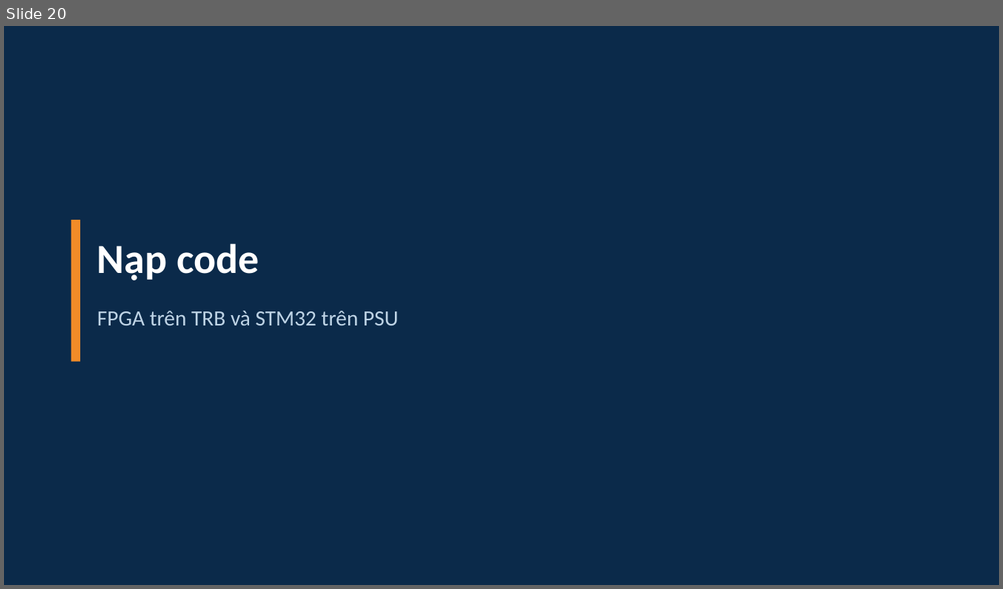
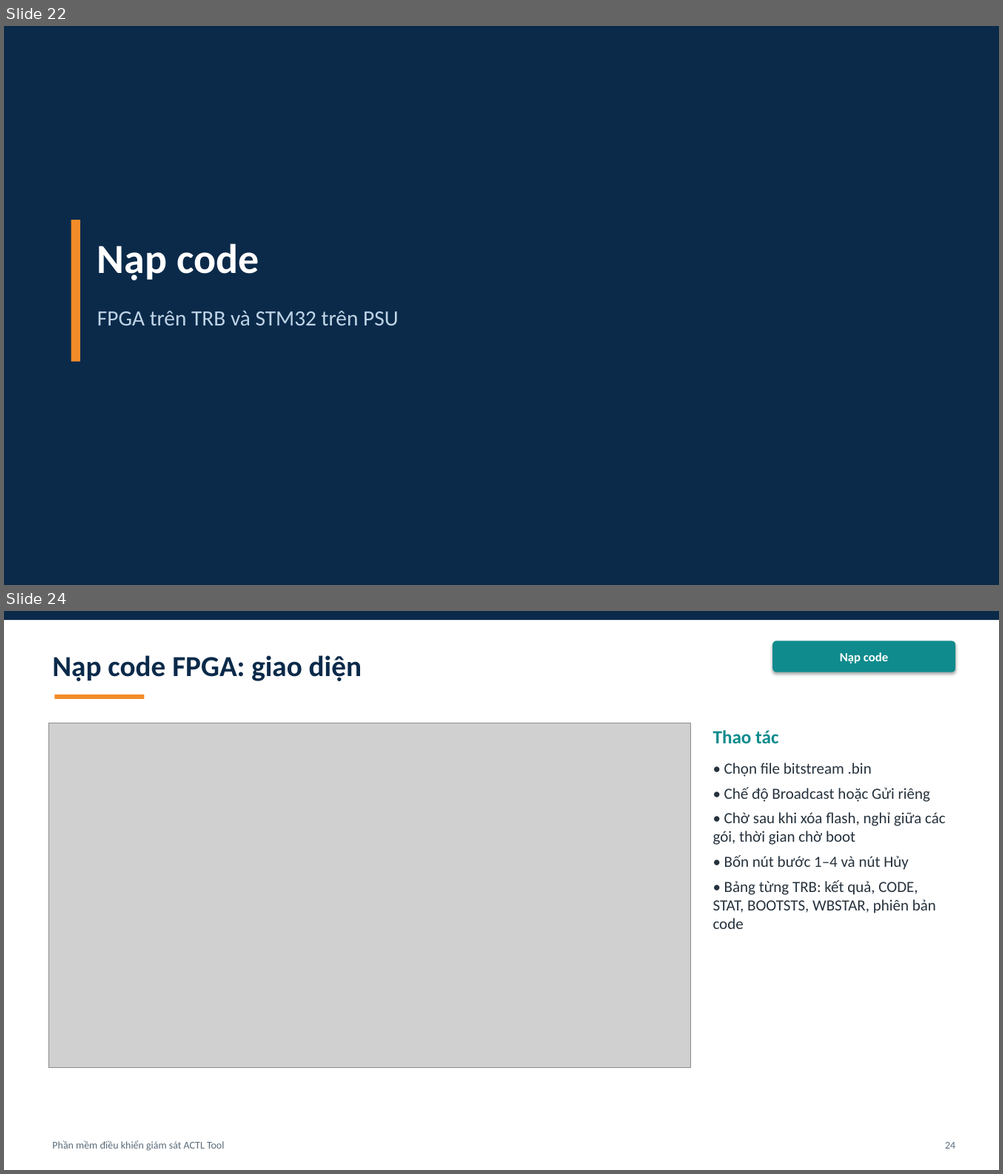
Before and after one commit to yuhneyugnnnn221103/ACTL-Tool, a slide deck: docs/ACTL_Tool_tong_quan_v1.pptx. Shown one above the other, each under a label of ours: slide 20 before the commit, slides 22 and 24 after it; the slides between them are not shown. The pictures are 1003x589 and 1003x1174 pixels, drawn with LibreOffice and Linux fonts; fonts in the diff are those of the drawing; grey boxes stand for pictures. Boxes give left, top, right and bottom in pixels: in the first picture for what was removed or moved away, otherwise in the second. Text is boxed around its words. In the diff, an @@ line names an element or a change of style, - is before the commit and + after.

```diff
--- a/docs/ACTL_Tool_tong_quan_v1.pptx
+++ b/docs/ACTL_Tool_tong_quan_v1.pptx
@@ slide 24 added at bbox=[4, 611, 999, 1170], background #FFFFFF @@
@@ rectangle added at bbox=[4, 611, 999, 620], fill #0B2A4A @@
@@ rounded rectangle added at bbox=[772, 641, 956, 672], fill #0F8B8D, 12 pt, text #FFFFFF, bold @@
+Nạp code
@@ text added at bbox=[52, 655, 361, 681], 28 pt, text #0B2A4A, bold @@
+Nạp code FPGA: giao diện
@@ rectangle added at bbox=[55, 695, 145, 699], fill #F28C28 @@
@@ picture added at bbox=[48, 723, 691, 1068] @@
@@ text added at bbox=[713, 730, 778, 743], 18 pt, text #0F8B8D, bold @@
+Thao tác
@@ text added at bbox=[713, 763, 945, 929], 15 pt, text #26323D @@
+• Chọn file bitstream .bin
+• Chế độ Broadcast hoặc Gửi riêng
+• Chờ sau khi xóa flash, nghỉ giữa các gói, thời gian chờ boot
+• Bốn nút bước 1–4 và nút Hủy
+• Bảng từng TRB: kết quả, CODE, STAT, BOOTSTS, WBSTAR, phiên bản code
@@ text added at bbox=[52, 1141, 224, 1151], 10 pt, text #5B6B7A @@
+Phần mềm điều khiển giám sát ACTL Tool
@@ text added at bbox=[945, 1142, 955, 1149], 10 pt, text #5B6B7A @@
+24
@@ what was slide 20 is now slide 22 @@
```
Also in this commit, not shown: 6 slides changed, 4 other slides added.
